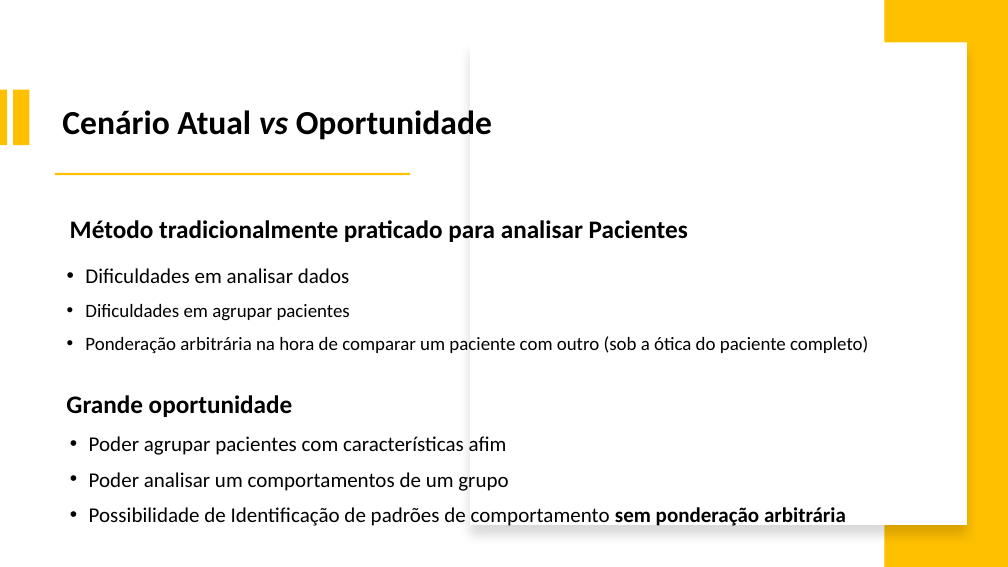
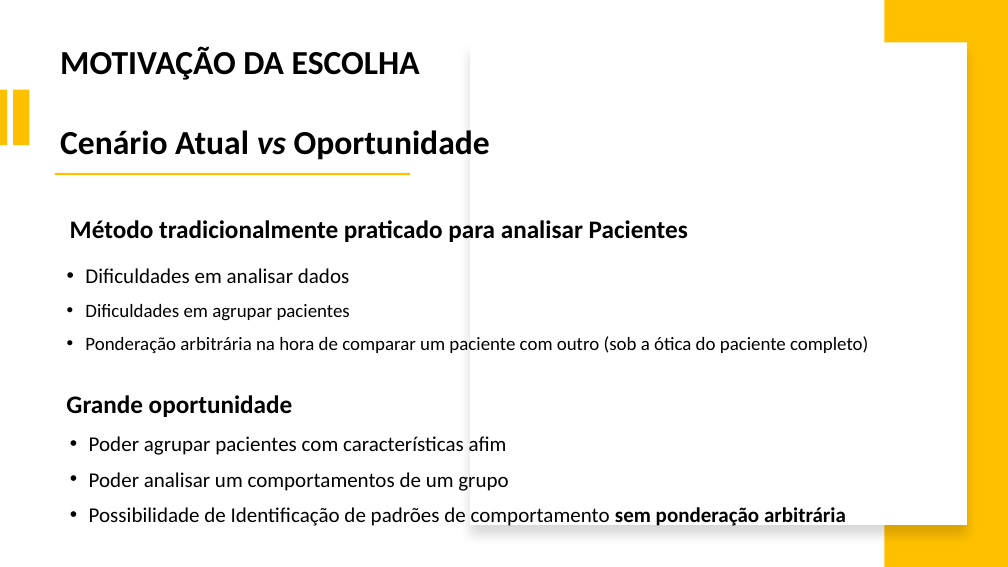
Before and after one commit to israeljmcarvalho/portfolioicarvalho, a slide deck: slide 2 of slides/Slides Portfólio Israel J. M. Carvalho.pptx. Drawn at 1008x567 pixels with LibreOffice and Linux fonts; fonts in the diff are those of the drawing. Boxes give left, top, right and bottom in pixels: in the first picture for what was removed or moved away, otherwise in the second. Text is boxed around its words. In the diff, an @@ line names an element or a change of style, - is before the commit and + after.

Commit message:
Update PPT Presentation

```diff
--- a/slides/Slides Portfólio Israel J. M. Carvalho.pptx
+++ b/slides/Slides Portfólio Israel J. M. Carvalho.pptx
@@ text "MOTIVAÇÃO DA ESCOLHA": place and size @@
-text "MOTIVAÇÃO DA ESCOLHA" at <box>62,110,492,140</box>
+text "MOTIVAÇÃO DA ESCOLHA" at <box>60,46,490,160</box>
@@ text at <box>60,46,420,80</box>: paragraph added @@
+MOTIVAÇÃO DA ESCOLHA
```
